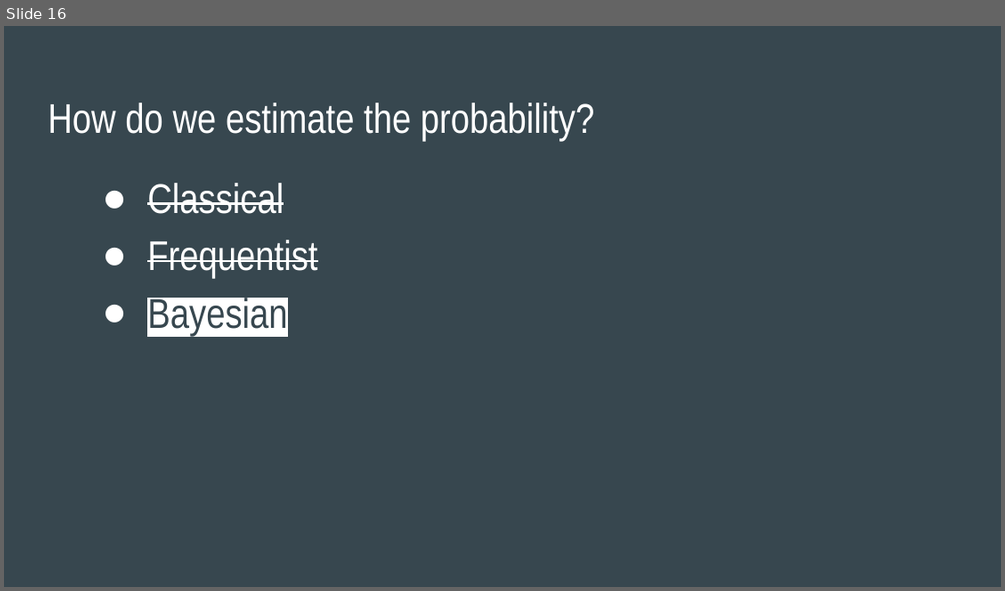
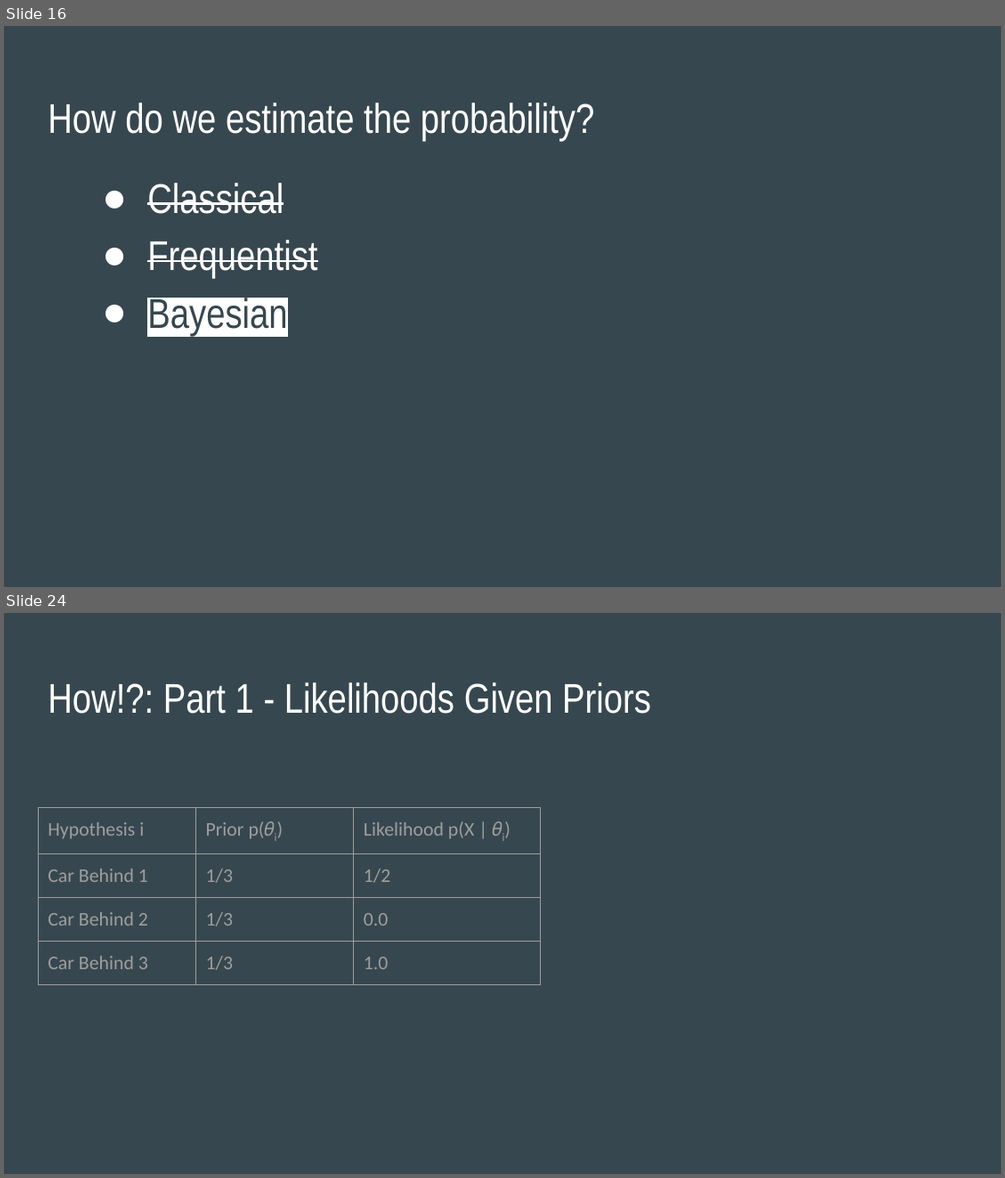
Before and after one commit to SThornewillvE/Hamburg_DS_Meetup_Bayesian-Stats_Intro, a slide deck: slides/intro_to_bayes_slides.pptx. Shown one above the other, each under a label of ours: slide 16 before the commit, slides 16 and 24 after it; the slides between them are not shown. The pictures are 1005x591 and 1005x1178 pixels, drawn with LibreOffice and Linux fonts; fonts in the diff are those of the drawing. Boxes give left, top, right and bottom in pixels: in the first picture for what was removed or moved away, otherwise in the second. Text is boxed around its words. In the diff, an @@ line names an element or a change of style, - is before the commit and + after.

Commit message:
Complete slides up to conjugate priors

```diff
--- a/slides/intro_to_bayes_slides.pptx
+++ b/slides/intro_to_bayes_slides.pptx
@@ slide 24 added at bbox=[4, 613, 1001, 1174], background #37474F @@
@@ title added at bbox=[48, 682, 651, 714], 30 pt, text #FFFFFF @@
+How!?: Part 1 - Likelihoods Given Priors
@@ table added at bbox=[38, 807, 539, 1135], 4 rows, 3 columns @@
+Hypothesis i | Prior p(𝜃i) | Likelihood p(X | 𝜃i)
+Car Behind 1 | 1/3 | 1/2
+Car Behind 2 | 1/3 | 0.0
+Car Behind 3 | 1/3 | 1.0
```
Also in this commit, not shown: 1 slide changed, 22 other slides added, 2 slides removed, 1 other file.
